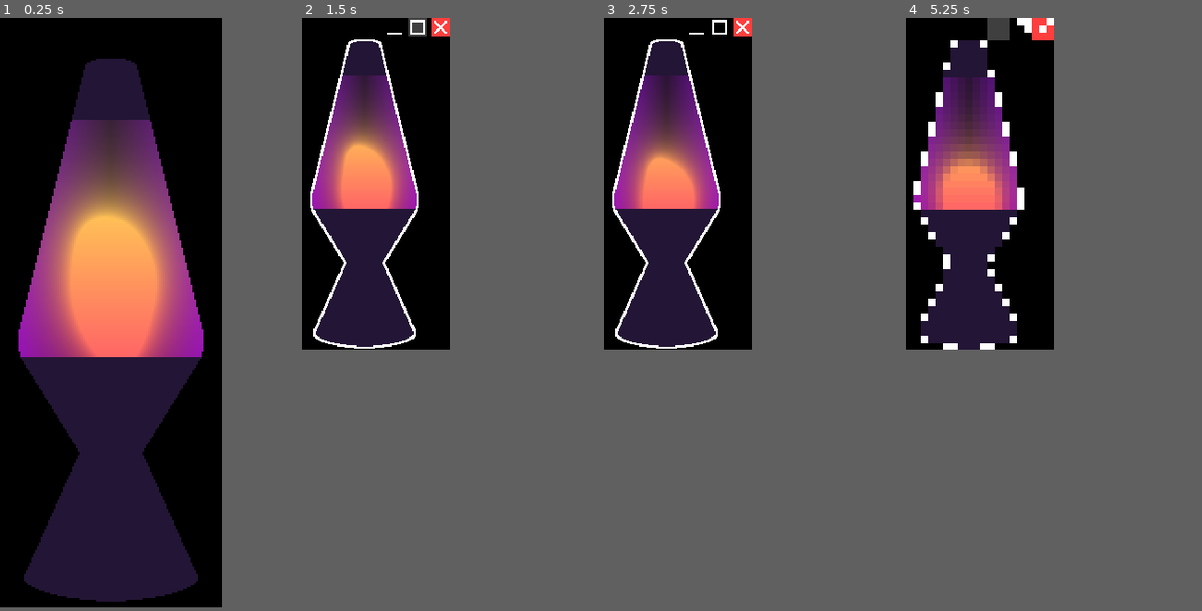
Above: before the commit, frames 1-4 (left to right).
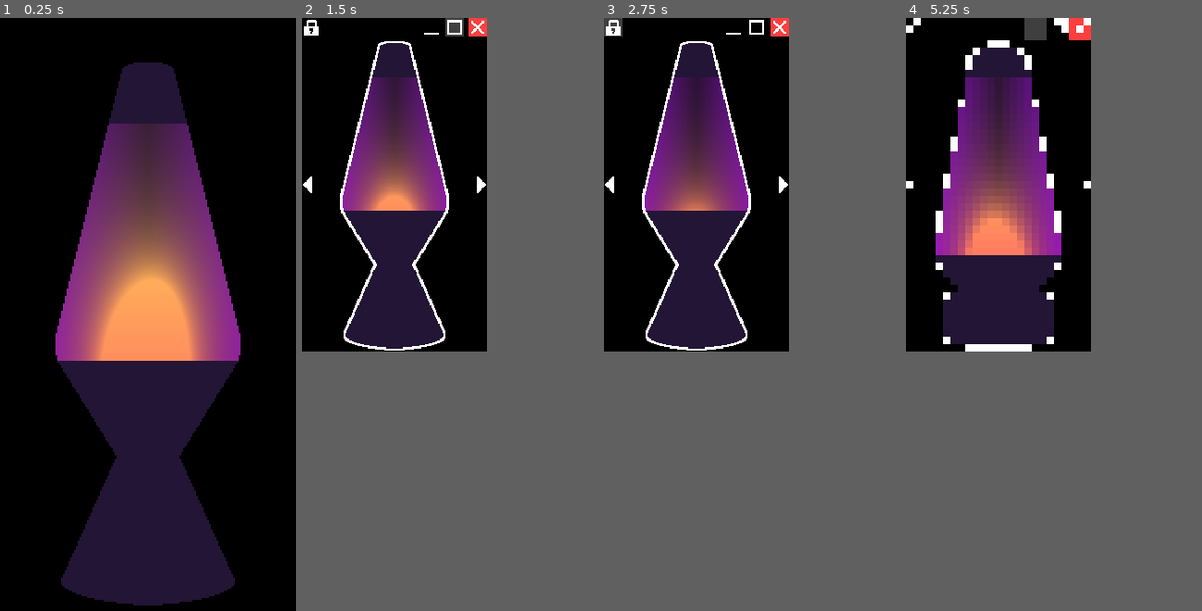
Above: after the commit, the same moments.

Repository: DinPX/Lava-Lamp
Game: Godot game, scene res://Scenes/Lamp.tscn
Same seed, same stepped clock (60 frames per second), same inputs: the game is played once before the commit and once after it.
Inputs (mouse positions are in pixels of both pictures, inside the frame that each line leads up to; where the layout moved, square brackets give the same spot in the first picture):
- Up to frame 1 (0.25 s): no input
- Up to frame 2 (1.5 s): move the mouse to (461, 284) at 0.52 s; click (461, 284) at 0.67 s; click (479, 35) [467, 35] at 1.25 s
- Up to frame 3 (2.75 s): click (615, 35) at 2.02 s
- Up to frame 4 (5.25 s): click (917, 314) at 2.77 s; click (1116, 314) at 3.52 s; click (1116, 314) at 4.27 s; click (1062, 35) [1045, 35] at 5 s
In our replay, in frame 1 the window is 240x636 before the commit and 320x640 after it. These sizes can differ from the game's own. Grey fills any space a smaller window leaves; there, only what the larger window draws over its background counts as a difference.

The runs differ from the first frame. In frame 1, 36% of the frame differs, in the area x 6-82%, y 6-100%; in frame 2, 16%; in frame 3, 16%; in frame 4, 18%.

Commit message:
Added skin options, added 'always on top' toggle, added splash and icons, updated shader parameters, fixed UI bugs when changing window size, etc.

Diff:
--- a/Scenes/Lamp.tscn
+++ b/Scenes/Lamp.tscn
@@ -11,6 +11,14 @@
 [ext_resource path="res://Assets/Textures/minimize_button_hovered.png" type="Texture" id=9]
 [ext_resource path="res://Assets/Textures/scale_button_hovered.png" type="Texture" id=10]
 [ext_resource path="res://Assets/Textures/quit_button_hovered.png" type="Texture" id=11]
+[ext_resource path="res://Assets/Textures/next_button_hovered.png" type="Texture" id=12]
+[ext_resource path="res://Scripts/Navigation.gd" type="Script" id=13]
+[ext_resource path="res://Assets/Textures/next_button.png" type="Texture" id=14]
+[ext_resource path="res://Assets/Textures/back_button.png" type="Texture" id=15]
+[ext_resource path="res://Assets/Textures/back_button_hovered.png" type="Texture" id=16]
+[ext_resource path="res://Scripts/Parts.gd" type="Script" id=17]
+[ext_resource path="res://Assets/Textures/on_top_button_hovered.png" type="Texture" id=18]
+[ext_resource path="res://Assets/Textures/on_top_button.png" type="Texture" id=19]
 
 [sub_resource type="Shader" id=1]
 code = "// This is a 2D CanvasItem shader
@@ -19,7 +27,7 @@
 // Uniforms for configuration
 uniform float top = 1.0;                      // Top of the blob area
 uniform float bottom = 0.0;                   // Bottom of the blob area
-uniform float blob_threshold = 1.25;           // Threshold for blob visibility
+uniform float blob_threshold = 1.25;          // Threshold for blob visibility
 uniform float random_seed = 0.0;              // Unique random seed per object
 uniform float blob_scale_x = 1.0;             // Scale factor for blob size (X axis)
 uniform float blob_scale_y = 1.0;             // Scale factor for blob size (Y axis)
@@ -104,11 +112,11 @@
 
 [sub_resource type="ShaderMaterial" id=4]
 shader = SubResource( 1 )
-shader_param/top = 1.0
+shader_param/top = 0.8
 shader_param/bottom = 0.0
-shader_param/blob_threshold = 1.25
-shader_param/random_seed = 0.0
-shader_param/blob_scale_x = 1.0
+shader_param/blob_threshold = 2.0
+shader_param/random_seed = 12.0
+shader_param/blob_scale_x = 0.75
 shader_param/blob_scale_y = 1.0
 shader_param/blobs_enabled = true
 shader_param/blob_speed = 1.0
@@ -158,7 +166,7 @@
 script = ExtResource( 3 )
 
 [node name="Viewport" type="Viewport" parent="."]
-size = Vector2( 120, 318 )
+size = Vector2( 120, 300 )
 own_world = true
 transparent_bg = true
 handle_input_locally = false
@@ -171,37 +179,43 @@
 anchor_bottom = 1.0
 mouse_filter = 2
 input_pass_on_modal_close_click = false
+script = ExtResource( 17 )
 
 [node name="Contents" type="TextureRect" parent="Viewport/Parts"]
+unique_name_in_owner = true
 light_mask = 0
 material = SubResource( 4 )
 anchor_right = 1.0
 anchor_bottom = 1.0
-margin_bottom = -80.0
 mouse_filter = 2
 texture = ExtResource( 2 )
+stretch_mode = 4
+
+[node name="Cover" type="TextureRect" parent="Viewport/Parts"]
+unique_name_in_owner = true
+light_mask = 0
+anchor_right = 1.0
+anchor_bottom = 1.0
+mouse_filter = 2
+input_pass_on_modal_close_click = false
+texture = ExtResource( 1 )
+stretch_mode = 4
+
+[node name="Lamp" type="TextureRect" parent="."]
+light_mask = 0
+material = SubResource( 6 )
+anchor_right = 1.0
+anchor_bottom = 1.0
+margin_top = 20.0
+mouse_filter = 2
+input_pass_on_modal_close_click = false
+texture = SubResource( 7 )
 expand = true
-stretch_mode = 4
-
-[node name="Cover" type="TextureRect" parent="Viewport/Parts"]
-light_mask = 0
-anchor_right = 1.0
-anchor_bottom = 1.0
-margin_top = 18.0
-margin_bottom = 18.0
-mouse_filter = 2
-input_pass_on_modal_close_click = false
-texture = ExtResource( 1 )
-
-[node name="Lamp" type="TextureRect" parent="."]
-light_mask = 0
-material = SubResource( 6 )
-anchor_right = 1.0
-anchor_bottom = 1.0
-mouse_filter = 2
-input_pass_on_modal_close_click = false
-texture = SubResource( 7 )
+stretch_mode = 6
 script = ExtResource( 4 )
+__meta__ = {
+"_edit_use_anchors_": true
+}
 
 [node name="TitleBar" type="HBoxContainer" parent="."]
 light_mask = 0
@@ -212,11 +226,14 @@
 input_pass_on_modal_close_click = false
 alignment = 2
 script = ExtResource( 8 )
+__meta__ = {
+"_edit_lock_": true
+}
 
 [node name="Minimize" type="TextureButton" parent="TitleBar"]
 light_mask = 0
-margin_left = 58.0
-margin_right = 76.0
+margin_left = 98.0
+margin_right = 116.0
 margin_bottom = 18.0
 mouse_filter = 1
 mouse_default_cursor_shape = 2
@@ -226,8 +243,8 @@
 
 [node name="Scale" type="TextureButton" parent="TitleBar"]
 light_mask = 0
-margin_left = 80.0
-margin_right = 98.0
+margin_left = 120.0
+margin_right = 138.0
 margin_bottom = 18.0
 mouse_filter = 1
 mouse_default_cursor_shape = 2
@@ -238,8 +255,8 @@
 
 [node name="Quit" type="TextureButton" parent="TitleBar"]
 light_mask = 0
-margin_left = 102.0
-margin_right = 120.0
+margin_left = 142.0
+margin_right = 160.0
 margin_bottom = 18.0
 mouse_filter = 1
 mouse_default_cursor_shape = 2
@@ -248,13 +265,71 @@
 texture_hover = ExtResource( 11 )
 stretch_mode = 4
 
+[node name="Navigation" type="Control" parent="."]
+light_mask = 0
+anchor_right = 1.0
+anchor_bottom = 1.0
+mouse_filter = 2
+input_pass_on_modal_close_click = false
+script = ExtResource( 13 )
+
+[node name="OnTop" type="TextureButton" parent="Navigation"]
+unique_name_in_owner = true
+light_mask = 0
+margin_right = 18.0
+margin_bottom = 18.0
+hint_tooltip = "Always on top
+of other windows: ON"
+mouse_filter = 1
+mouse_default_cursor_shape = 2
+input_pass_on_modal_close_click = false
+texture_normal = ExtResource( 19 )
+texture_hover = ExtResource( 18 )
+
+[node name="Back" type="TextureButton" parent="Navigation"]
+light_mask = 0
+anchor_top = 0.5
+anchor_bottom = 0.5
+margin_top = -9.0
+margin_right = 18.0
+margin_bottom = 9.0
+mouse_filter = 1
+mouse_default_cursor_shape = 2
+input_pass_on_modal_close_click = false
+size_flags_horizontal = 4
+size_flags_vertical = 4
+texture_normal = ExtResource( 15 )
+texture_hover = ExtResource( 16 )
+
+[node name="Next" type="TextureButton" parent="Navigation"]
+light_mask = 0
+anchor_left = 1.0
+anchor_top = 0.5
+anchor_right = 1.0
+anchor_bottom = 0.5
+margin_left = -18.0
+margin_top = -9.0
+margin_bottom = 9.0
+mouse_filter = 1
+mouse_default_cursor_shape = 2
+input_pass_on_modal_close_click = false
+size_flags_horizontal = 4
+size_flags_vertical = 4
+texture_normal = ExtResource( 14 )
+texture_hover = ExtResource( 12 )
+
 [node name="Tween" type="Tween" parent="."]
 unique_name_in_owner = true
 
 [connection signal="mouse_entered" from="." to="Lamp" method="_on_Main_mouse_entered"]
 [connection signal="mouse_entered" from="." to="TitleBar" method="_on_Main_mouse_entered"]
+[connection signal="mouse_entered" from="." to="Navigation" method="_on_Main_mouse_entered"]
 [connection signal="mouse_exited" from="." to="Lamp" method="_on_Main_mouse_exited"]
 [connection signal="mouse_exited" from="." to="TitleBar" method="_on_Main_mouse_exited"]
+[connection signal="mouse_exited" from="." to="Navigation" method="_on_Main_mouse_exited"]
 [connection signal="pressed" from="TitleBar/Minimize" to="." method="_on_Minimize_pressed"]
 [connection signal="pressed" from="TitleBar/Scale" to="." method="_on_Scale_pressed"]
 [connection signal="pressed" from="TitleBar/Quit" to="." method="_on_Quit_pressed"]
+[connection signal="pressed" from="Navigation/OnTop" to="." method="_on_OnTop_pressed"]
+[connection signal="pressed" from="Navigation/Back" to="Viewport/Parts" method="_on_Back_pressed"]
+[connection signal="pressed" from="Navigation/Next" to="Viewport/Parts" method="_on_Next_pressed"]
--- a/Scripts/Main.gd
+++ b/Scripts/Main.gd
@@ -1,9 +1,9 @@
 extends Control
 
-var scale := 1
+var scale := 0
 var dragging = false
 
-onready var lamp_size := Vector2(120, 318) / 2
+onready var lamp_size := Vector2(160, 300) / 2
 
 
 func _input(event: InputEvent) -> void:
@@ -22,6 +22,17 @@
 		VisualServer.render_loop_enabled = true
 
 
+func _on_OnTop_pressed() -> void:
+	OS.set_window_always_on_top(!OS.is_window_always_on_top())
+
+	if OS.is_window_always_on_top():
+		$"%OnTop".hint_tooltip = """Always on top
+of other windows: ON"""
+	else:
+		$"%OnTop".hint_tooltip = """Always on top
+of other windows: OFF"""
+
+
 func _on_Minimize_pressed() -> void:
 	OS.set_window_minimized(true)
 	VisualServer.set_shader_time_scale(0.0)
@@ -30,16 +41,13 @@
 
 func _on_Scale_pressed() -> void:
 	scale += 1
-	match scale:
-		1:
-			OS.set_window_size(Vector2(120, 318))
-			lamp_size = Vector2(120, 318) / 2
-		2:
-			OS.set_window_size(Vector2(160, 358))
-			lamp_size = Vector2(120, 318) / 2
+
+	match scale: # Note: Different from lamp_size for its y-offset
+		0: OS.set_window_size(Vector2(160, 320))
+		1: OS.set_window_size(Vector2(200, 360))
+		2: OS.set_window_size(Vector2(320, 640))
 		3:
-			OS.set_window_size(Vector2(240, 636))
-			lamp_size = Vector2(120, 318) / 2
+			OS.set_window_size(Vector2(160, 320))
 			scale = 0
 
 
--- /dev/null
+++ b/Scripts/Navigation.gd
@@ -0,0 +1,19 @@
+extends Control
+
+
+func _ready() -> void:
+	modulate.a = 0.0
+
+
+func _on_Main_mouse_entered() -> void:
+	if $"%Tween".is_active():
+		$"%Tween".stop_all()
+	$"%Tween".interpolate_property(self, "modulate:a", modulate.a, 1.0, 0.25, Tween.TRANS_LINEAR, Tween.EASE_IN)
+	$"%Tween".start()
+
+
+func _on_Main_mouse_exited() -> void:
+	if $"%Tween".is_active():
+		$"%Tween".stop_all()
+	$"%Tween".interpolate_property(self, "modulate:a", modulate.a, 0.0, 0.25, Tween.TRANS_LINEAR, Tween.EASE_OUT)
+	$"%Tween".start()
--- /dev/null
+++ b/Scripts/Parts.gd
@@ -0,0 +1,81 @@
+extends Control
+
+
+enum Skins {
+	Kite, # default
+	IsoscelesTrapezoid,
+	Oval,
+	Rectangle,
+}
+
+var no := 0
+
+onready var skins := {
+	"contents": [
+		preload("res://Assets/Textures/contents.png"), # default
+		preload("res://Assets/Textures/contents_1.png"),
+		preload("res://Assets/Textures/contents_2.png"),
+		preload("res://Assets/Textures/contents_3.png"),
+	],
+
+	"cover": [
+		preload("res://Assets/Textures/cover.png"), # default
+		preload("res://Assets/Textures/cover_1.png"),
+		preload("res://Assets/Textures/cover_2.png"),
+		preload("res://Assets/Textures/cover_3.png"),
+	],
+}
+
+
+func _ready() -> void:
+	set_skin(Skins.Kite)
+
+
+func set_skin(item:int) -> void:
+	$Contents.texture = skins["contents"][item]
+	$Cover.texture = skins["cover"][item]
+
+	match item:
+		Skins.Kite:
+			$Contents.material.set("shader_param/top", 0.75)
+			$Contents.material.set("shader_param/blob_threshhold", 2)
+			$Contents.material.set("shader_param/blob_scale_x", 1.25)
+			$Contents.material.set("shader_param/blob_scale_y", 1)
+			$Contents.material.set("shader_param/random_seed", 1)
+
+		Skins.IsoscelesTrapezoid:
+			$Contents.material.set("shader_param/top", 0.8)
+			$Contents.material.set("shader_param/blob_threshhold", 2.25)
+			$Contents.material.set("shader_param/blob_scale_x", 1.5)
+			$Contents.material.set("shader_param/blob_scale_y", 1.25)
+			$Contents.material.set("shader_param/random_seed", 3)
+
+		Skins.Oval:
+			$Contents.material.set("shader_param/top", 0.9)
+			$Contents.material.set("shader_param/blob_threshhold", 3)
+			$Contents.material.set("shader_param/blob_scale_x", 1.25)
+			$Contents.material.set("shader_param/blob_scale_y", 1)
+			$Contents.material.set("shader_param/random_seed", 5)
+
+		Skins.Rectangle:
+			$Contents.material.set("shader_param/top", 0.8)
+			$Contents.material.set("shader_param/blob_threshhold", 2)
+			$Contents.material.set("shader_param/blob_scale_x", 0.75)
+			$Contents.material.set("shader_param/blob_scale_y", 1)
+			$Contents.material.set("shader_param/random_seed", 12)
+
+
+func _on_Back_pressed() -> void:
+	no -= 1
+	if no <= -1:
+		no = skins["contents"].size() - 1
+
+	set_skin(no)
+
+
+func _on_Next_pressed() -> void:
+	no += 1
+	if no >= skins["contents"].size():
+		no = 0
+
+	set_skin(no)
--- a/project.godot
+++ b/project.godot
@@ -13,13 +13,16 @@
 config/name="Lava Lamp"
 config/description="Simple lava lamp to spice up your desktop"
 run/main_scene="res://Scenes/Lamp.tscn"
-boot_splash/show_image=false
-boot_splash/fullsize=false
+boot_splash/image="res://Assets/Textures/splash.png"
+boot_splash/use_filter=false
+boot_splash/bg_color=Color( 0, 0, 0, 0 )
+config/icon="res://icon.png"
+config/windows_native_icon="res://icon.ico"
 
 [display]
 
-window/size/width=120
-window/size/height=318
+window/size/width=160
+window/size/height=320
 window/size/resizable=false
 window/size/borderless=true
 window/size/always_on_top=true
Binary file added: Assets/Textures/back_button.png
Binary file added: Assets/Textures/back_button_hovered.png
Binary file changed: Assets/Textures/contents.png
Binary file added: Assets/Textures/contents_1.png
Binary file added: Assets/Textures/contents_2.png
Binary file added: Assets/Textures/contents_3.png
Binary file added: Assets/Textures/cover_1.png
Binary file added: Assets/Textures/cover_2.png
Binary file added: Assets/Textures/cover_3.png
Binary file added: Assets/Textures/next_button.png
Binary file added: Assets/Textures/next_button_hovered.png
Binary file added: Assets/Textures/on_top_button.png
(and 9 more such lines)
